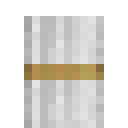
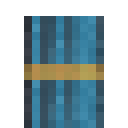
The second 128x128 image is a revision of the first. Changes to its layers:
showed "Cyan" over [24, 16, 104, 128]
showed "Gray" over [24, 16, 104, 128]
showed "Green" over [24, 16, 104, 128]
showed "Blue" over [24, 16, 104, 128]
showed "Light Blue" over [24, 16, 104, 128]
showed "Magenta" over [24, 16, 104, 128]
showed "Pink" over [24, 16, 104, 128]
showed "Brown" over [24, 16, 104, 128]
showed "Orange" over [24, 16, 104, 128]
showed "Lime" over [24, 16, 104, 128]
showed "Black" over [24, 16, 104, 128]
showed "Yellow" over [24, 16, 104, 128]
